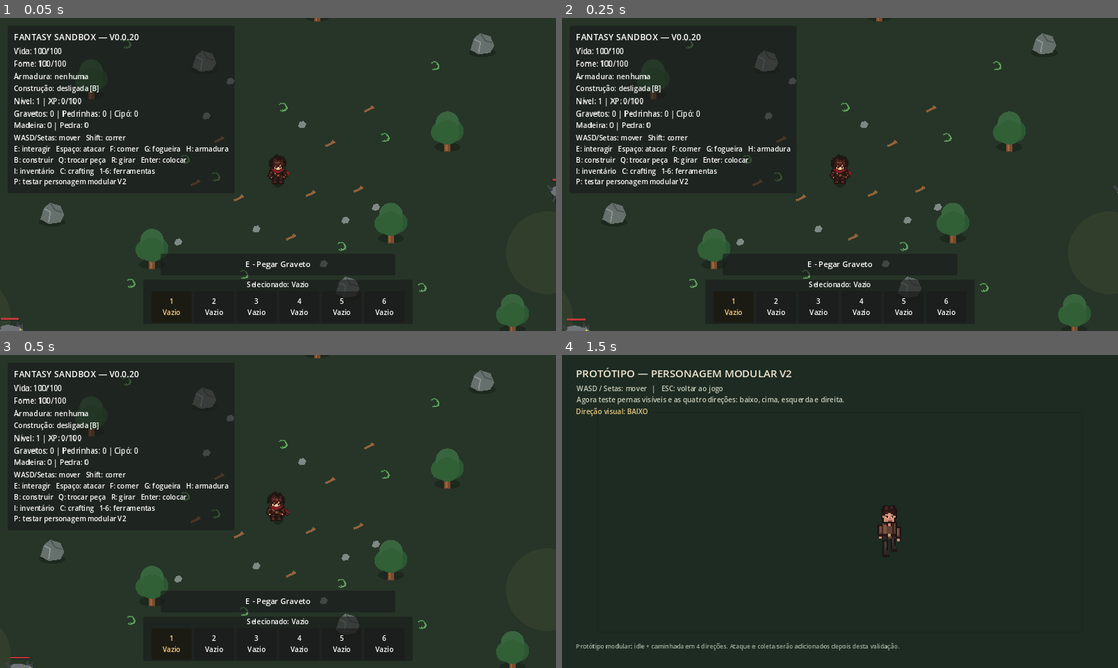
Above: before the commit, frames 1-4 (two rows, left to right).
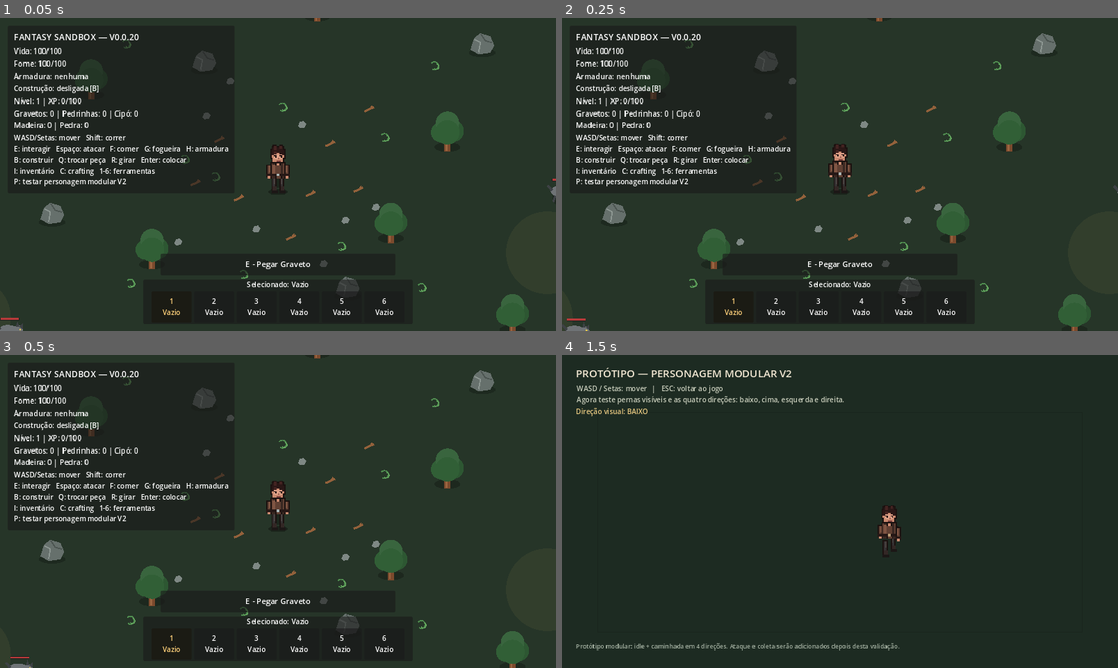
Above: after the commit, the same moments.

Repository: janduyankiingles-ops/Fantasy-Sandbox
Game: Godot game, scene res://scenes/main.tscn
Two runs of this game, one before a commit and one after it. Both use one fixed random seed, a clock stepped at 60 frames per second and the inputs below.
Inputs:
- Up to frame 1 (0.05 s): no input
- Up to frame 2 (0.25 s): no input
- Up to frame 3 (0.5 s): no input
- Up to frame 4 (1.5 s): tap Enter at 0.5 s; hold D 0.53-1.28 s; tap P at 0.6 s; tap Space at 0.77 s; hold S from 1.28 s (still down); tap I at 1.35 s

The runs differ from the first frame. In frame 1, 0.3% of the frame differs, in the area x 47-53%, y 40-56%; in frame 2, 0.3%; in frame 3, 0.4%; in frame 4, nothing differs.
Error before the commit: Invalid call to function 'set_visual_state (via call)' in base 'Sprite2D (player_visual.gd)'. Expected 2 arguments. (res://scripts/player.gd:157)

Commit message:
v0.0.21: replace official player visual with modular rig

Diff:
--- a/scenes/player.tscn
+++ b/scenes/player.tscn
@@ -1,7 +1,8 @@
-[gd_scene load_steps=4 format=3]
+[gd_scene load_steps=5 format=3]
 
 [ext_resource type="Script" path="res://scripts/player.gd" id="1"]
-[ext_resource type="Script" path="res://scripts/player_visual.gd" id="2_visual"]
+[ext_resource type="Script" path="res://scripts/player_modular_visual.gd" id="2_visual"]
+[ext_resource type="Script" path="res://scripts/player_modular_part.gd" id="3_part"]
 
 [sub_resource type="CapsuleShape2D" id="CapsuleShape2D_player"]
 radius = 11.0
@@ -10,8 +11,64 @@
 [node name="Player" type="CharacterBody2D"]
 script = ExtResource("1")
 
-[node name="Visual" type="Sprite2D" parent="."]
+[node name="Visual" type="Node2D" parent="."]
+position = Vector2(0, -2)
 script = ExtResource("2_visual")
+
+[node name="Shadow" type="Node2D" parent="Visual"]
+z_index = -3
+position = Vector2(0, 15)
+script = ExtResource("3_part")
+part_type = "shadow"
+
+[node name="LegLeft" type="Node2D" parent="Visual"]
+position = Vector2(-3, 7)
+script = ExtResource("3_part")
+part_type = "leg_left"
+
+[node name="LegRight" type="Node2D" parent="Visual"]
+position = Vector2(3, 7)
+script = ExtResource("3_part")
+part_type = "leg_right"
+
+[node name="ScarfLeft" type="Node2D" parent="Visual"]
+position = Vector2(-3, -7)
+script = ExtResource("3_part")
+part_type = "scarf_left"
+
+[node name="ScarfRight" type="Node2D" parent="Visual"]
+position = Vector2(3, -7)
+script = ExtResource("3_part")
+part_type = "scarf_right"
+
+[node name="Body" type="Node2D" parent="Visual"]
+z_index = 1
+position = Vector2(0, -2)
+script = ExtResource("3_part")
+part_type = "body"
+
+[node name="ArmLeft" type="Node2D" parent="Visual"]
+z_index = 2
+position = Vector2(-7, -3)
+script = ExtResource("3_part")
+part_type = "arm_left"
+
+[node name="ArmRight" type="Node2D" parent="Visual"]
+z_index = 2
+position = Vector2(7, -3)
+script = ExtResource("3_part")
+part_type = "arm_right"
+
+[node name="Tool" type="Node2D" parent="Visual"]
+z_index = 3
+script = ExtResource("3_part")
+part_type = "tool"
+
+[node name="Head" type="Node2D" parent="Visual"]
+z_index = 4
+position = Vector2(0, -14)
+script = ExtResource("3_part")
+part_type = "head"
 
 [node name="CollisionShape2D" type="CollisionShape2D" parent="."]
 position = Vector2(0, 2)
